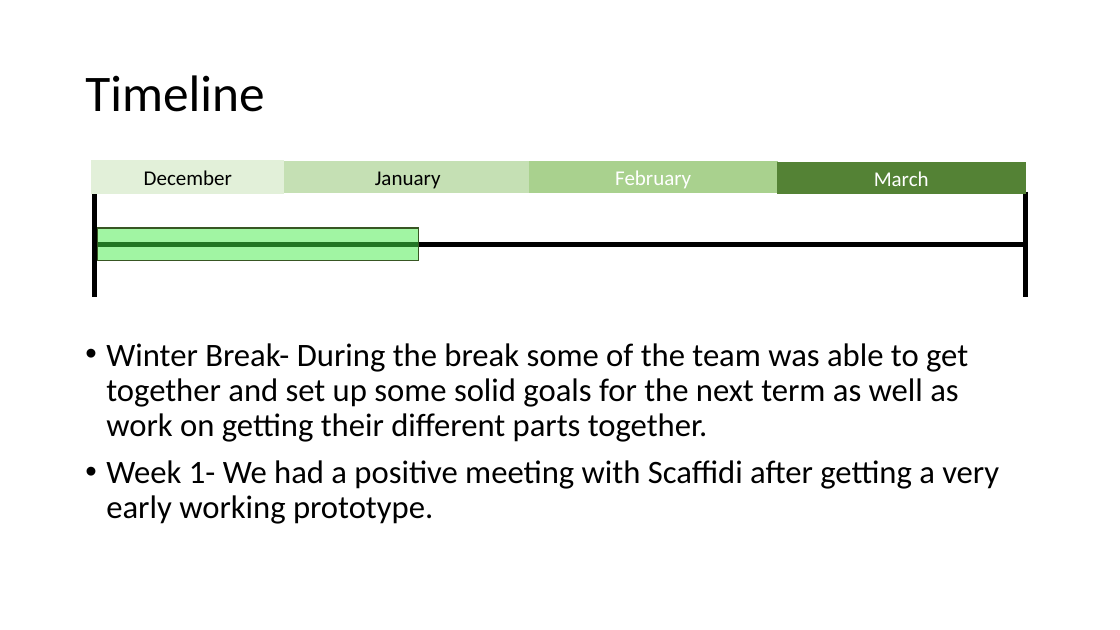
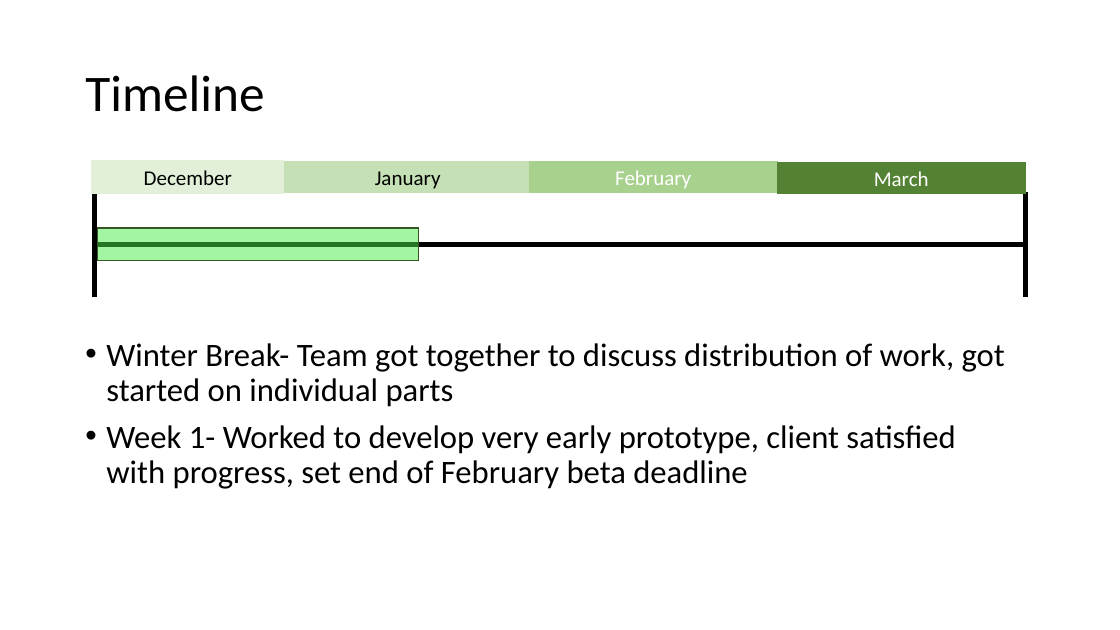
Before and after one commit to slichlyter12/Postal, a slide deck: slide 33 of ProgressReportMidWinter/Progress-Report-MidWinter-team38.pptx. Drawn at 1120x630 pixels with LibreOffice and Linux fonts; fonts in the diff are those of the drawing. Boxes give left, top, right and bottom in pixels: in the first picture for what was removed or moved away, otherwise in the second. Text is boxed around its words. In the diff, an @@ line names an element or a change of style, - is before the commit and + after.

```diff
--- a/ProgressReportMidWinter/Progress-Report-MidWinter-team38.pptx
+++ b/ProgressReportMidWinter/Progress-Report-MidWinter-team38.pptx
@@ text at (106,343,1005,489): text changed @@
-• Winter Break- During the break some of the team was able to get together and set up some solid goals for the next term as well as work on getting their different parts together.
-• Week 1- We had a positive meeting with Scaffidi after getting a very early working prototype.
+• Winter Break- Team got together to discuss distribution of work, got started on individual parts
+• Week 1- Worked to develop very early prototype, client satisfied with progress, set end of February beta deadline
```
Also in this commit, not shown: 2 other slides changed, 2 other files.
